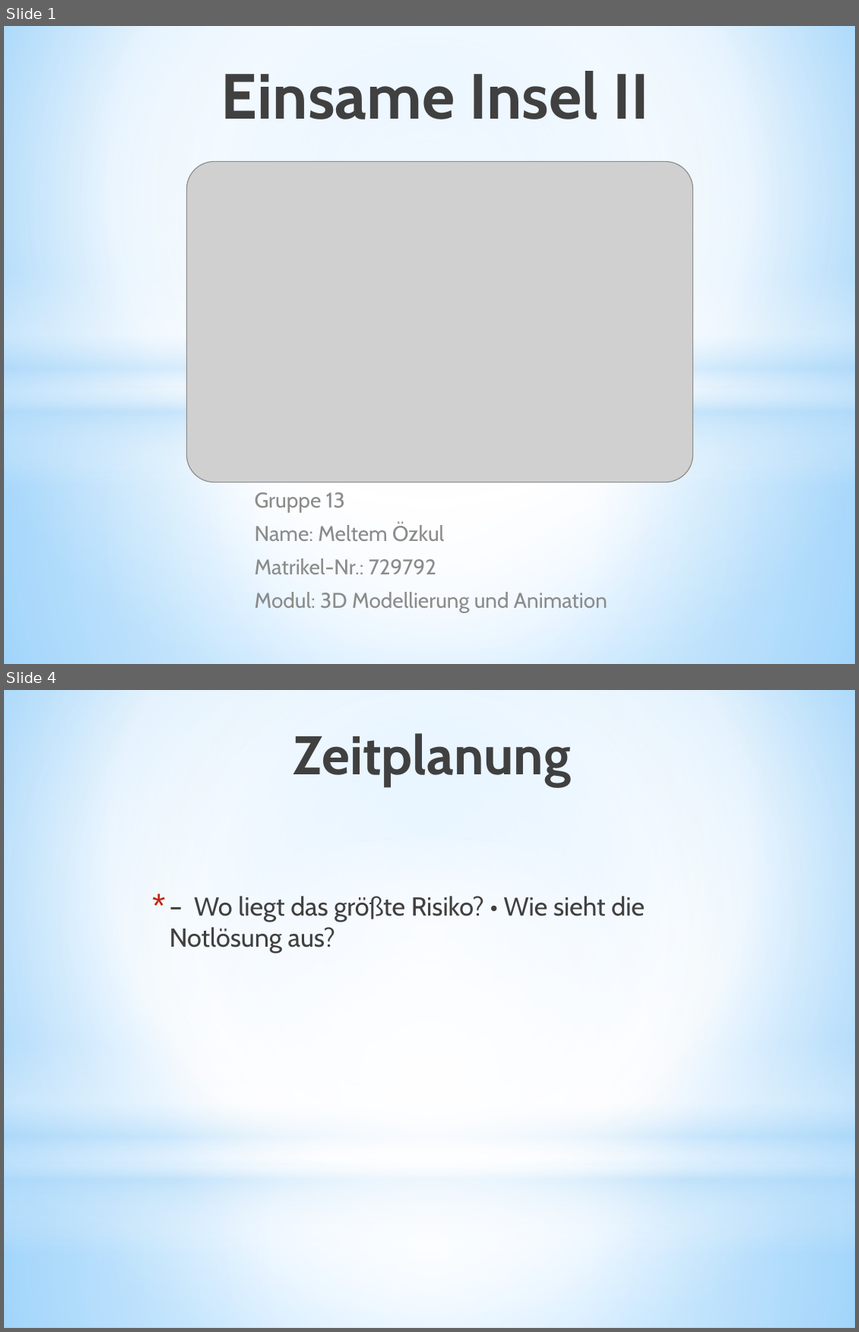
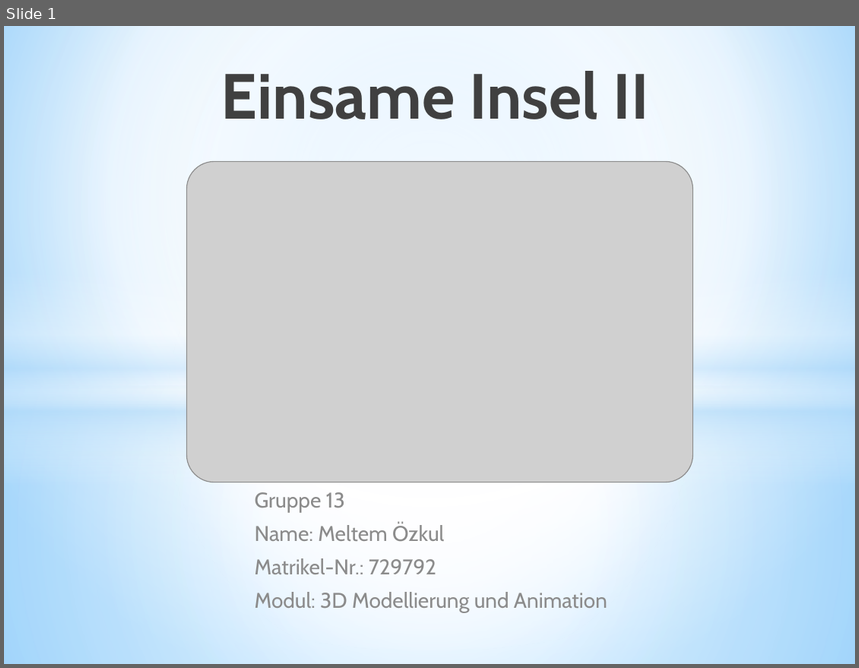
Before and after one commit to Mel-tem/51-MOE-3D, a slide deck: Präsentationen/01 Planungsphase/Planungspraesentation_MeltemOezkul_MOE_51.pptx. Shown one above the other, each under a label of ours: slides 1 and 4 before the commit, slide 1 after it; the slides between them are not shown. The pictures are 859x1332 and 859x668 pixels, drawn with LibreOffice and Linux fonts; fonts in the diff are those of the drawing; grey boxes stand for pictures. Boxes give left, top, right and bottom in pixels: in the first picture for what was removed or moved away, otherwise in the second. Text is boxed around its words. In the diff, an @@ line names an element or a change of style, - is before the commit and + after.

```diff
--- a/Präsentationen/01 Planungsphase/Planungspraesentation_MeltemOezkul_MOE_51.pptx
+++ b/Präsentationen/01 Planungsphase/Planungspraesentation_MeltemOezkul_MOE_51.pptx
@@ slide 4 removed at (4, 690, 855, 1328), background gradient #9ED5FF to #FFFFFF to #5BB9FF @@
@@ rectangle removed at (4, 690, 855, 1165) @@
@@ title removed at (294, 733, 571, 787) @@
-Zeitplanung
@@ ellipse removed at (4, 839, 855, 1314) @@
@@ text removed at (170, 896, 645, 954) @@
-* – Wo liegt das größte Risiko? • Wie sieht die Notlösung aus?
@@ rectangle removed at (4, 1040, 855, 1253) @@
@@ rectangle removed at (4, 1165, 855, 1328) @@
```
Also in this commit, not shown: 1 slide changed, 11 slides added, 2 other slides removed, 47 other files.
